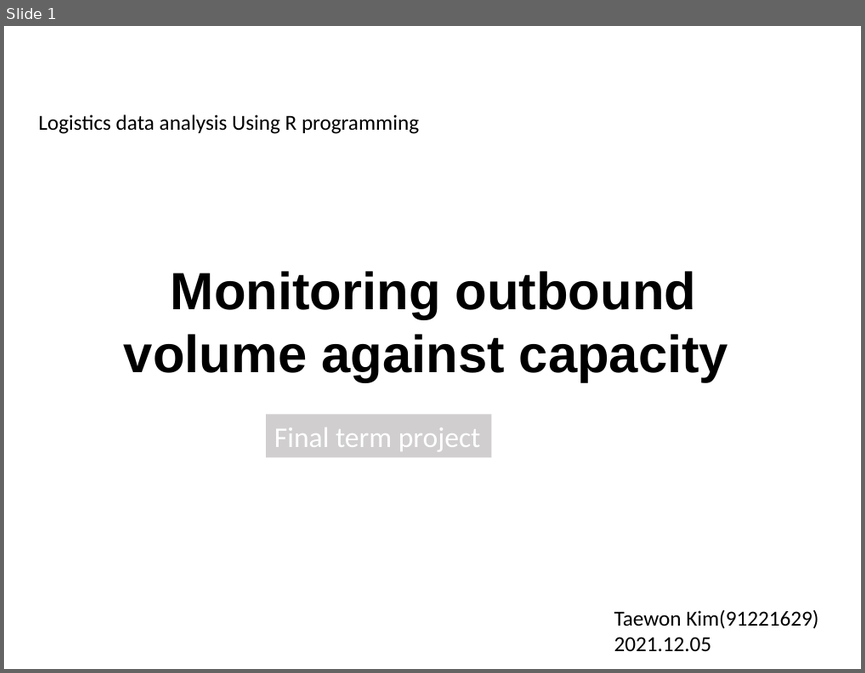
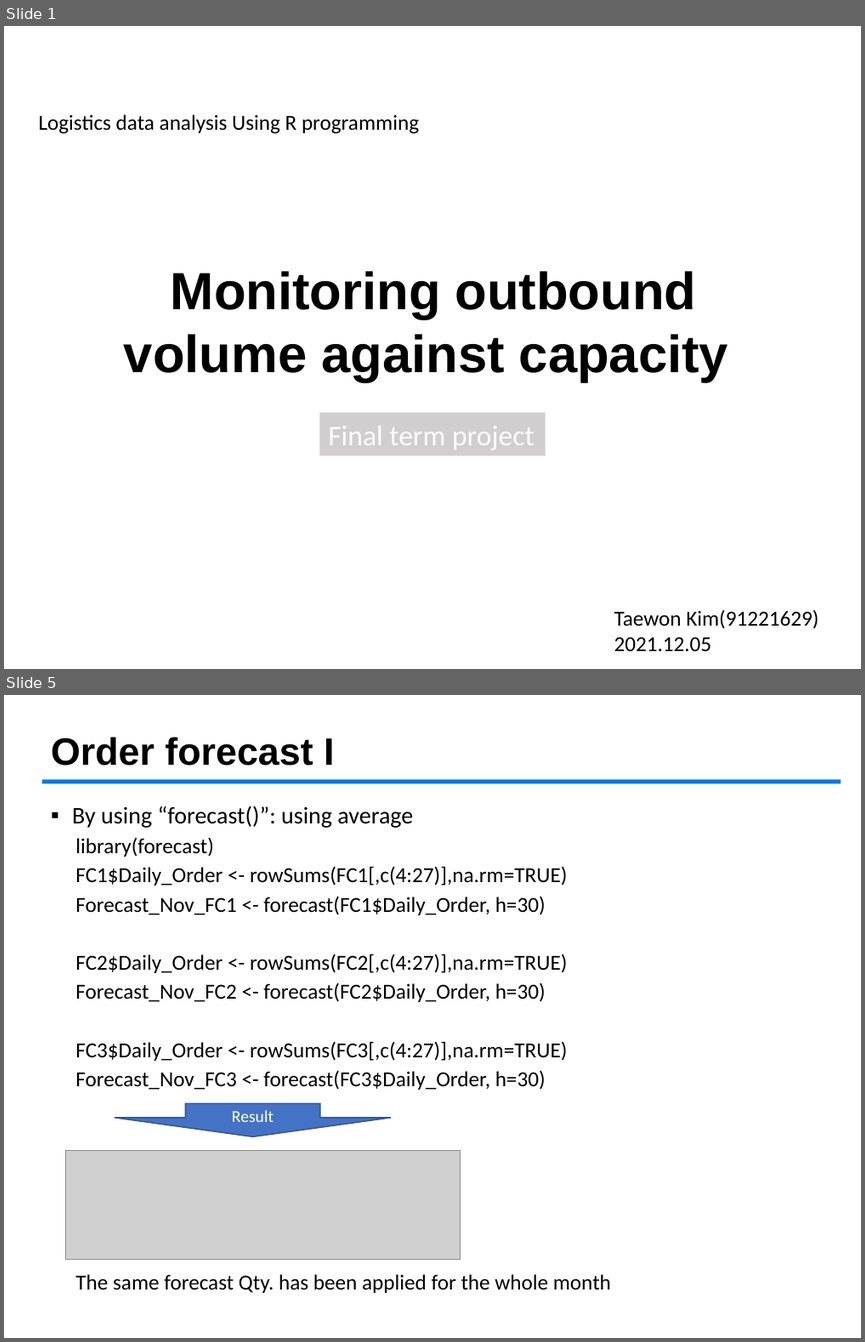
Before and after one commit to TaewinKorea/Final_project, a slide deck: Final term project_Taewon Kim(91221629)_20211205.pptx. Shown one above the other, each under a label of ours: slide 1 before the commit, slides 1 and 5 after it; the slides between them are not shown. The pictures are 865x673 and 865x1342 pixels, drawn with LibreOffice and Linux fonts; fonts in the diff are those of the drawing; grey boxes stand for pictures; background and template pictures are left out. Boxes give left, top, right and bottom in pixels: in the first picture for what was removed or moved away, otherwise in the second. Text is boxed around its words. In the diff, an @@ line names an element or a change of style, - is before the commit and + after.

```diff
--- a/Final term project_Taewon Kim(91221629)_20211205.pptx
+++ b/Final term project_Taewon Kim(91221629)_20211205.pptx
@@ slide 5 added at (x1=4, y1=695, x2=861, y2=1338), background #FFFFFF @@
@@ title added at (x1=51, y1=737, x2=334, y2=766), 32 pt, text #000000, bold @@
+Order forecast I
@@ rectangle added at (x1=42, y1=780, x2=841, y2=784), fill #0478E6 @@
@@ text added at (x1=72, y1=805, x2=611, y2=1293), 18 pt, text #000000 @@
+▪ By using “forecast()”: using average
+  library(forecast)
+  FC1$Daily_Order <- rowSums(FC1[,c(4:27)],na.rm=TRUE)
+  Forecast_Nov_FC1 <- forecast(FC1$Daily_Order, h=30)
+  FC2$Daily_Order <- rowSums(FC2[,c(4:27)],na.rm=TRUE)
+  Forecast_Nov_FC2 <- forecast(FC2$Daily_Order, h=30)
+  FC3$Daily_Order <- rowSums(FC3[,c(4:27)],na.rm=TRUE)
+  Forecast_Nov_FC3 <- forecast(FC3$Daily_Order, h=30)
+  The same forecast Qty. has been applied for the whole month
@@ down arrow added at (x1=114, y1=1103, x2=391, y2=1136), fill #4472C4, outline #325491 1 pt, 14 pt, text #FFFFFF @@
+Result
@@ picture added at (x1=66, y1=1150, x2=460, y2=1259) @@
@@ slide 1 changed as well @@
@@ rectangle "Final term project" moved from (x1=266, y1=414, x2=492, y2=457) to (x1=319, y1=413, x2=545, y2=455) @@
```
Also in this commit, not shown: 2 other slides changed, 3 other slides added, 1 slide removed, 2 other files.
